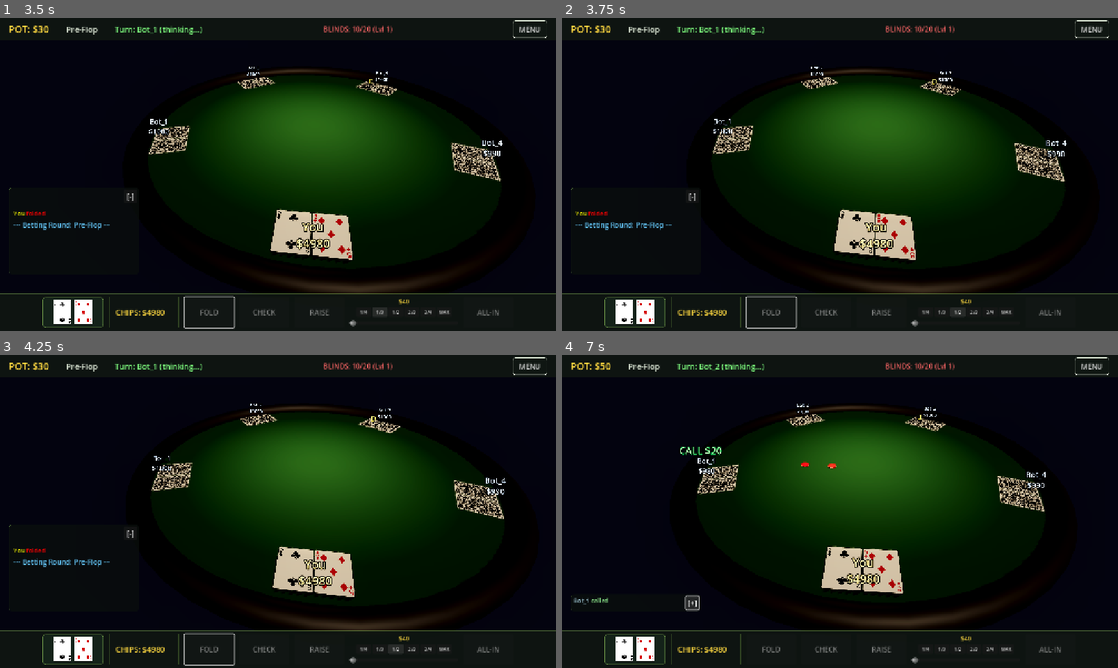
Above: before the commit, frames 1-4 (two rows, left to right).
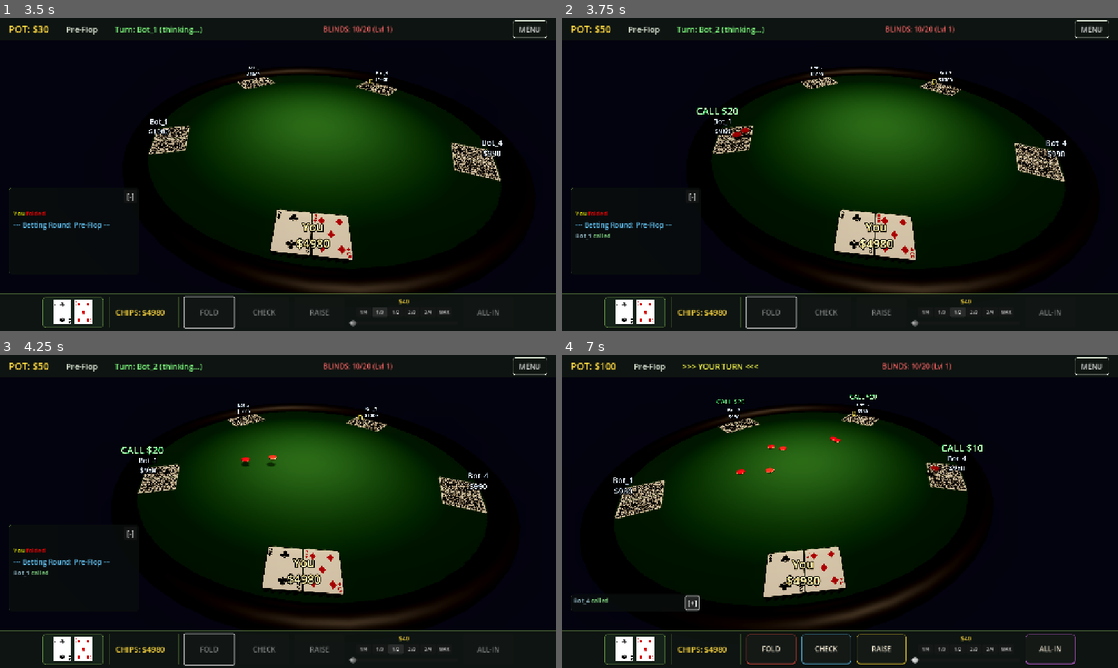
Above: after the commit, the same moments.

Repository: Johnhandsome/poker-godot
Game: Godot game, scene res://scenes/MainMenu.tscn
The game is run twice, just before and just after one commit, with the same random seed, the same clock (stepped at 60 frames per second) and the same inputs.
Inputs:
- Up to frame 1 (3.5 s): click "PLAY GAME" at 0.5 s; click "FOLD" at 1.25 s; click "1/4" at 2 s; click "1/3" at 2.75 s
- Up to frame 2 (3.75 s): click "1/2" at 3.5 s
- Up to frame 3 (4.25 s): no input
- Up to frame 4 (7 s): click "2/3" at 4.25 s; click "3/4" at 5 s; click "MAX" at 5.75 s; click "[-]" at 6.5 s

Frame 1 is identical in both runs. In frame 2, 0.3% of the frame differs, in the area x 2-34%, y 2-71%; in frame 3, 3.9%; in frame 4, 21%, in the area x 4-93%, y 2-99%.
Error in both runs: Modulo by zero error in operator '%'. (res://scripts/core/game_manager.gd:467)

Commit message:
fix: Adjust timing for community card dealing and AI thinking for improved pacing

Diff:
--- a/scripts/core/game_manager.gd
+++ b/scripts/core/game_manager.gd
@@ -328,8 +328,8 @@
 	for _i in range(count):
 		community_cards.append(deck.deal())
 		emit_signal("community_cards_changed", community_cards)
-		await get_tree().create_timer(0.15).timeout # Delay từng lá community nhanh hơn
-	await get_tree().create_timer(0.2).timeout
+		await get_tree().create_timer(0.08).timeout # Faster dealing
+	await get_tree().create_timer(0.15).timeout
 
 func _handle_showdown():
 	var player_results = {}
@@ -378,8 +378,8 @@
 
 	_change_state(GameState.ROUND_END)
 
-	# Auto-start round mới sau 4 giây bằng Callable (tránh lỗi Lambda capture freed)
-	get_tree().create_timer(4.0).timeout.connect(Callable(self, "_start_new_round"))
+	# Auto-start round mới sau 2.5 giây bằng Callable (tránh lỗi Lambda capture freed)
+	get_tree().create_timer(2.5).timeout.connect(Callable(self, "_start_new_round"))
 
 # Lưu dữ liệu người chơi thật vào cuối ván
 func _save_human_progress() -> void:
--- a/scripts/main.gd
+++ b/scripts/main.gd
@@ -146,7 +146,7 @@
 
 	# Blinds level info
 	blinds_label = Label.new()
-	blinds_label.text = SettingsManager.tc("BLINDS: 10/20 (Lvl 1)", "BLINDS: 10/20 (Lvl 1)")
+	blinds_label.text = _tc("BLINDS: 10/20 (Lvl 1)", "BLINDS: 10/20 (Lvl 1)")
 	blinds_label.add_theme_font_size_override("font_size", 16)
 	blinds_label.add_theme_color_override("font_color", Color(1.0, 0.4, 0.4)) # Reddish to show pressure
 	top_hbox.add_child(blinds_label)
@@ -593,10 +593,10 @@
 			or new_state == GameManager.GameState.FLOP_BETTING \
 			or new_state == GameManager.GameState.TURN_BETTING \
 			or new_state == GameManager.GameState.RIVER_BETTING:
-		var txt = SettingsManager.tc("--- Betting Round: ", "--- Vòng Cược: ")
+		var txt = _tc("--- Betting Round: ", "--- Vòng Cược: ")
 		_add_log_message("[color=#66ccff]" + txt + state_label.text + " ---[/color]", true)
 	elif new_state == GameManager.GameState.SHOWDOWN:
-		var txt = SettingsManager.tc("--- Showdown ---", "--- Lật Bài (Showdown) ---")
+		var txt = _tc("--- Showdown ---", "--- Lật Bài (Showdown) ---")
 		_add_log_message("[color=#ffcc66]" + txt + "[/color]", true)
 
 	# Update trạng thái disable của nút khi chuyển state mới mà không phải lượt đánh
@@ -624,14 +624,14 @@
 	_update_chips_label()
 
 	var action_str = ""
-	var p_color = "yellow" if player_id == SettingsManager.tc("You", "Bạn") or player_id == "You" else "lightblue"
+	var p_color = "yellow" if player_id == _tc("You", "Bạn") or player_id == "You" else "lightblue"
 
 	match action:
-		GameManager.PlayerAction.FOLD: action_str = SettingsManager.tc("[color=red]folded[/color]", "[color=red]vừa úp bài (Fold)[/color]")
-		GameManager.PlayerAction.CHECK: action_str = SettingsManager.tc("[color=gray]checked[/color]", "[color=gray]vừa Check[/color]")
-		GameManager.PlayerAction.CALL: action_str = SettingsManager.tc("[color=lightgreen]called[/color]", "[color=lightgreen]vừa theo (Call)[/color]")
-		GameManager.PlayerAction.RAISE: action_str = SettingsManager.tc("[color=orange]raised ($" + str(amount) + ")[/color]", "[color=orange]vừa Raise ($" + str(amount) + ")[/color]")
-		GameManager.PlayerAction.ALL_IN: action_str = SettingsManager.tc("[color=magenta]went ALL-IN ($" + str(amount) + ")[/color]", "[color=magenta]vừa ALL-IN ($" + str(amount) + ")[/color]")
+		GameManager.PlayerAction.FOLD: action_str = _tc("[color=red]folded[/color]", "[color=red]vừa úp bài (Fold)[/color]")
+		GameManager.PlayerAction.CHECK: action_str = _tc("[color=gray]checked[/color]", "[color=gray]vừa Check[/color]")
+		GameManager.PlayerAction.CALL: action_str = _tc("[color=lightgreen]called[/color]", "[color=lightgreen]vừa theo (Call)[/color]")
+		GameManager.PlayerAction.RAISE: action_str = _tc("[color=orange]raised ($" + str(amount) + ")[/color]", "[color=orange]vừa Raise ($" + str(amount) + ")[/color]")
+		GameManager.PlayerAction.ALL_IN: action_str = _tc("[color=magenta]went ALL-IN ($" + str(amount) + ")[/color]", "[color=magenta]vừa ALL-IN ($" + str(amount) + ")[/color]")
 
 	_add_log_message("[color=" + p_color + "]" + player_id + "[/color] " + action_str)
 
@@ -643,12 +643,12 @@
 		var p = gm._get_player_by_id(player_id)
 		if p:
 			if p.is_ai:
-				var t1 = SettingsManager.tc("Turn: ", "Lượt: ")
-				var t2 = SettingsManager.tc(" (thinking...)", " (đang nghĩ...)")
+				var t1 = _tc("Turn: ", "Lượt: ")
+				var t2 = _tc(" (thinking...)", " (đang nghĩ...)")
 				turn_label.text = t1 + p.id + t2
 				turn_label.add_theme_color_override("font_color", Color(0.5, 1.0, 0.5))
 			else:
-				turn_label.text = SettingsManager.tc(">>> YOUR TURN <<<", ">>> LƯỢT CỦA BẠN <<<")
+				turn_label.text = _tc(">>> YOUR TURN <<<", ">>> LƯỢT CỦA BẠN <<<")
 				turn_label.add_theme_color_override("font_color", Color(1.0, 1.0, 0.3))
 
 				# Mở khóa các nút
@@ -658,9 +658,22 @@
 				var amount_to_call = gm.current_bet - p.current_bet
 				if btn_call_check:
 					if amount_to_call > 0:
-						btn_call_check.text = "CALL $" + str(amount_to_call)
+						if amount_to_call >= p.chips:
+							btn_call_check.text = "CALL ALL-IN"
+						else:
+							btn_call_check.text = "CALL $" + str(amount_to_call)
+						# Check button styles for urgency?
+						btn_call_check.modulate = Color(1.0, 0.8, 0.8) # Reddish tint for paying
 					else:
 						btn_call_check.text = "CHECK"
+						btn_call_check.modulate = Color.WHITE
+
+				# Cập nhật nút Raise
+				if btn_raise:
+					if p.chips <= amount_to_call:
+						btn_raise.disabled = true # Cannot raise if you don't have enough to call/raise
+					else:
+						btn_raise.disabled = false
 
 				# Cập nhật Raise slider
 				if btn_raise and raise_slider:
@@ -694,6 +707,31 @@
 		if amt > 0:
 			var p_color = "yellow" if pid == "You" else "lightblue"
 			_add_log_message("[color=" + p_color + "]" + pid + "[/color] thắng [color=gold]$" + str(amt) + "[/color]!")
+
+			if pid == "You":
+				# Celebration Effect
+				var win_lbl = Label.new()
+				win_lbl.text = "YOU WON $" + str(amt)
+				win_lbl.add_theme_font_size_override("font_size", 48)
+				win_lbl.add_theme_color_override("font_color", THEME_GOLD)
+				win_lbl.add_theme_color_override("font_outline_color", Color.BLACK)
+				win_lbl.add_theme_constant_override("outline_size", 8)
+				win_lbl.set_anchors_preset(Control.PRESET_CENTER)
+				get_node("GameUI").add_child(win_lbl)
+
+				# Animate
+				win_lbl.scale = Vector2.ZERO
+				var tw = create_tween()
+				tw.tween_property(win_lbl, "scale", Vector2(1.2, 1.2), 0.3).set_trans(Tween.TRANS_BACK).set_ease(Tween.EASE_OUT)
+				tw.tween_property(win_lbl, "scale", Vector2(1.0, 1.0), 0.2)
+				tw.tween_interval(1.5)
+				tw.tween_property(win_lbl, "modulate:a", 0.0, 0.5)
+				tw.tween_callback(win_lbl.queue_free)
+
+				# Sound
+				var synth = get_node("/root/AudioSynthesizer") if has_node("/root/AudioSynthesizer") else null
+				if synth and synth.has_method("play_ui_click"): # Or play_win if exists
+					synth.play_ui_click() # Placeholder for cash sound
 
 func _on_human_card_drawn(card: Card) -> void:
 	if not card_display:
@@ -990,3 +1028,9 @@
 	panel.pivot_offset = Vector2(250, 200) # center pivot for PanelContainer
 	var tw = create_tween()
 	tw.tween_property(panel, "scale", Vector2(1.0, 1.0), 0.2).set_trans(Tween.TRANS_BACK).set_ease(Tween.EASE_OUT)
+
+func _tc(en: String, vi: String) -> String:
+	var sm = get_node("/root/SettingsManager") if has_node("/root/SettingsManager") else null
+	if sm and sm.has_method("tc"):
+		return sm.tc(en, vi)
+	return en
--- a/scripts/players/ai_bot.gd
+++ b/scripts/players/ai_bot.gd
@@ -20,7 +20,7 @@
 
 	# 1. "Có hồn" - Delay suy nghĩ:
 	# AI sẽ vờ như đang suy nghĩ. Thời gian nghĩ phụ thuộc vào độ khó của quyết định.
-	var base_think_time = randf_range(1.5, 3.5)
+	var base_think_time = randf_range(0.8, 1.5) # Reduced default time for better pacing
 
 	# VD: Nếu số tiền cược bàn rất lớn so với tiền mình đang có, thời gian suy nghĩ lâu hơn
 	var bet_ratio = float(current_table_bet) / max(1.0, float(chips + current_bet))
